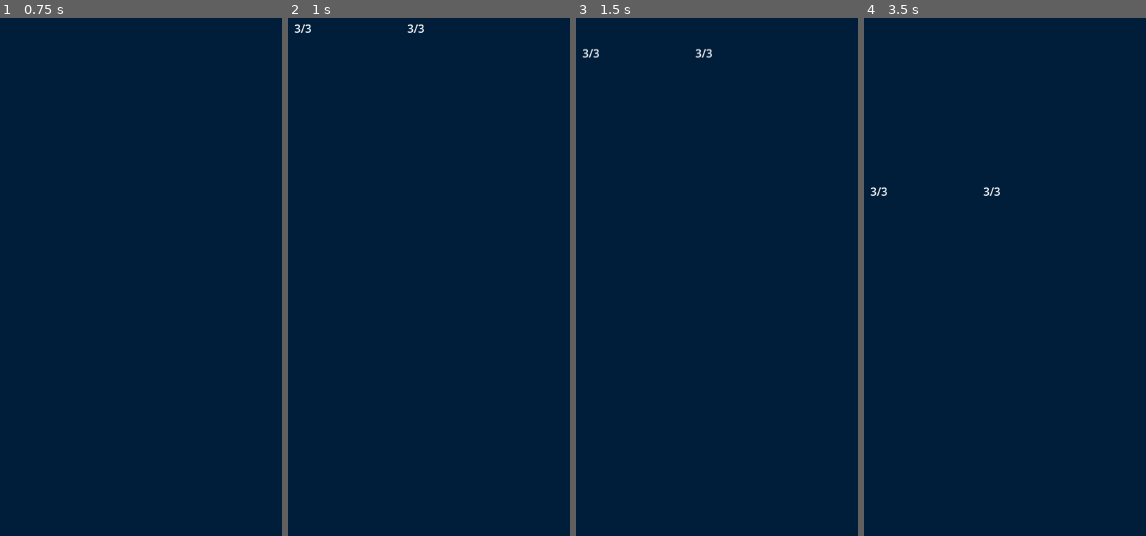
Above: before the commit, frames 1-4 (left to right).
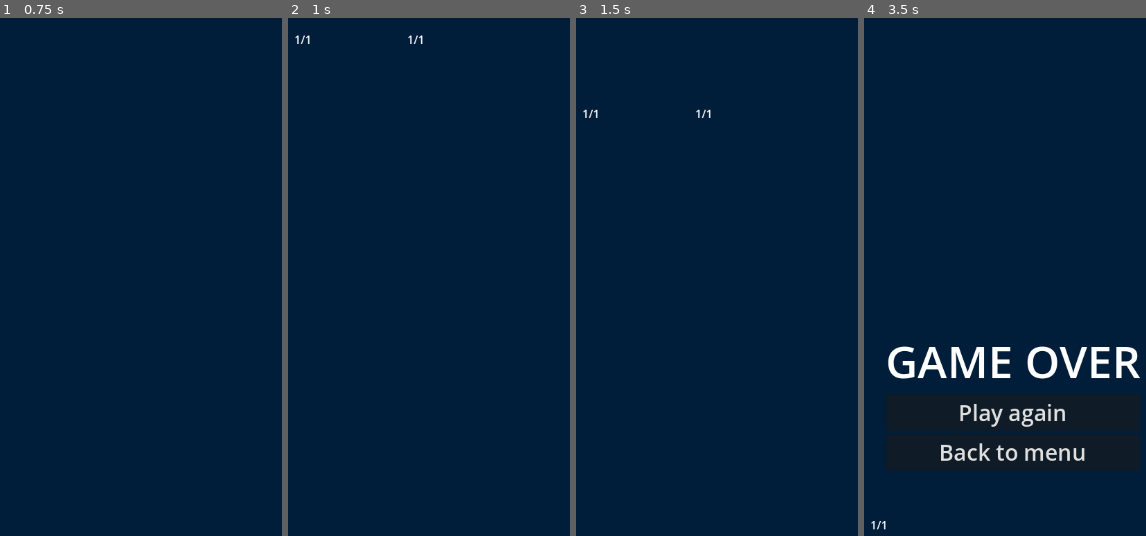
Above: after the commit, the same moments.

Repository: xxxxx-community/Sample-Shooter-Game
Game: Godot game, scene res://scenes/world/world.tscn
Same seed, same stepped clock (60 frames per second), same inputs: the game is played once before the commit and once after it.
Inputs (mouse positions are in pixels of both pictures, inside the frame that each line leads up to):
- Up to frame 1 (0.75 s): tap Enter at 0.5 s; move the mouse to (231, 344) at 0.52 s; click (231, 344) at 0.6 s
- Up to frame 2 (1 s): no input
- Up to frame 3 (1.5 s): move the mouse to (618, 427) at 1.27 s; tap 1 (weapon_1) at 1.35 s
- Up to frame 4 (3.5 s): move the mouse to (1041, 209) at 2.02 s; click (1041, 209) at 2.1 s; move the mouse to (outside the picture) at 2.77 s; tap 1 (weapon_1) at 2.85 s

Frame 1 is identical in both runs. In frame 2, 0.2% of the frame differs, in the area x 2-49%, y 1-6%; in frame 3, 0.2%; in frame 4, 4.0%, in the area x 2-98%, y 32-99%.

Commit message:
feat: 5 obstacles

Diff:
--- a/scenes/obstacle_spawner/obstacle_spawner.gd
+++ b/scenes/obstacle_spawner/obstacle_spawner.gd
@@ -26,7 +26,7 @@
 	GlobalVars.paused.connect(func (): obstacle_spawn_timer.paused = true)
 	GlobalVars.resume.connect(func (): obstacle_spawn_timer.paused = false)
 	obstacles_file_name_stack.resize(100)
-	obstacles_file_name_stack.fill("res://scenes/obstacles/test_obstacle/test_obstacle.tscn")
+	obstacles_file_name_stack.fill("res://scenes/obstacles/obstacle_level_1/obstacle_level_1.tscn")
 
 
 func _enter_tree() -> void:
--- /dev/null
+++ b/scenes/obstacles/obstacle/base_shape.tres
@@ -0,0 +1,4 @@
+[gd_resource type="CircleShape2D" format=3 uid="uid://bjpomgq2ywdw"]
+
+[resource]
+radius = 50.0
--- a/scenes/obstacles/obstacle/obstacle.gd
+++ b/scenes/obstacles/obstacle/obstacle.gd
@@ -64,7 +64,10 @@
 
 
 func _on_destroyed() -> void:
-	animation_player.play("destroy")
+	if animation_player.has_animation("destroy"):
+		animation_player.play("destroy")
+	else:
+		queue_free()
 
 
 func _on_animation_player_animation_finished(anim_name: StringName) -> void:
--- /dev/null
+++ b/scenes/obstacles/obstacle_level_1/obstacle_level_1.tscn
@@ -0,0 +1,10 @@
+[gd_scene load_steps=3 format=3 uid="uid://dtkghjmi5dtfn"]
+
+[ext_resource type="PackedScene" uid="uid://dp8mar3vmraqj" path="res://scenes/obstacles/obstacle/obstacle.tscn" id="1_p4gog"]
+[ext_resource type="Shape2D" uid="uid://bjpomgq2ywdw" path="res://scenes/obstacles/obstacle/base_shape.tres" id="2_n5juj"]
+
+[node name="ObstacleLevel1" instance=ExtResource("1_p4gog")]
+speed = 300.0
+
+[node name="CollisionShape2D" parent="." index="2"]
+shape = ExtResource("2_n5juj")
--- /dev/null
+++ b/scenes/obstacles/obstacle_level_2/obstacle_level_2.tscn
@@ -0,0 +1,12 @@
+[gd_scene load_steps=3 format=3 uid="uid://c444716cf3uqg"]
+
+[ext_resource type="PackedScene" uid="uid://dp8mar3vmraqj" path="res://scenes/obstacles/obstacle/obstacle.tscn" id="1_y34fq"]
+[ext_resource type="Shape2D" uid="uid://bjpomgq2ywdw" path="res://scenes/obstacles/obstacle/base_shape.tres" id="2_qdqjs"]
+
+[node name="ObstacleLevel2" instance=ExtResource("1_y34fq")]
+max_health = 2
+health = 2
+speed = 250.0
+
+[node name="CollisionShape2D" parent="." index="2"]
+shape = ExtResource("2_qdqjs")
--- /dev/null
+++ b/scenes/obstacles/obstacle_level_3/obstacle_level_3.tscn
@@ -0,0 +1,12 @@
+[gd_scene load_steps=3 format=3 uid="uid://dtjr54rk55lvc"]
+
+[ext_resource type="PackedScene" uid="uid://dp8mar3vmraqj" path="res://scenes/obstacles/obstacle/obstacle.tscn" id="1_i3hoj"]
+[ext_resource type="Shape2D" uid="uid://bjpomgq2ywdw" path="res://scenes/obstacles/obstacle/base_shape.tres" id="2_1qyrm"]
+
+[node name="ObstacleLevel3" instance=ExtResource("1_i3hoj")]
+max_health = 3
+health = 3
+speed = 200.0
+
+[node name="CollisionShape2D" parent="." index="2"]
+shape = ExtResource("2_1qyrm")
--- /dev/null
+++ b/scenes/obstacles/obstacle_level_4/obstacle_level_4.tscn
@@ -0,0 +1,12 @@
+[gd_scene load_steps=3 format=3 uid="uid://b6bgbdac0n8gl"]
+
+[ext_resource type="PackedScene" uid="uid://dp8mar3vmraqj" path="res://scenes/obstacles/obstacle/obstacle.tscn" id="1_itwcc"]
+[ext_resource type="Shape2D" uid="uid://bjpomgq2ywdw" path="res://scenes/obstacles/obstacle/base_shape.tres" id="2_b1bwo"]
+
+[node name="ObstacleLevel4" instance=ExtResource("1_itwcc")]
+max_health = 4
+health = 4
+speed = 190.0
+
+[node name="CollisionShape2D" parent="." index="2"]
+shape = ExtResource("2_b1bwo")
--- /dev/null
+++ b/scenes/obstacles/obstacle_level_5/obstacle_level_5.tscn
@@ -0,0 +1,12 @@
+[gd_scene load_steps=3 format=3 uid="uid://dg8uwvvw7gtph"]
+
+[ext_resource type="PackedScene" uid="uid://dp8mar3vmraqj" path="res://scenes/obstacles/obstacle/obstacle.tscn" id="1_g77ik"]
+[ext_resource type="Shape2D" uid="uid://bjpomgq2ywdw" path="res://scenes/obstacles/obstacle/base_shape.tres" id="2_pfrc3"]
+
+[node name="ObstacleLevel5" instance=ExtResource("1_g77ik")]
+max_health = 5
+health = 5
+speed = 100.0
+
+[node name="CollisionShape2D" parent="." index="2"]
+shape = ExtResource("2_pfrc3")
--- a/scenes/obstacles/test_obstacle/test_obstacle.tscn
+++ /dev/null
@@ -1,140 +0,0 @@
-[gd_scene load_steps=8 format=3 uid="uid://c81gxlpj30ih3"]
-
-[ext_resource type="PackedScene" uid="uid://dp8mar3vmraqj" path="res://scenes/obstacles/obstacle/obstacle.tscn" id="1_5lant"]
-
-[sub_resource type="Animation" id="Animation_f1rtm"]
-length = 0.001
-tracks/0/type = "value"
-tracks/0/imported = false
-tracks/0/enabled = true
-tracks/0/path = NodePath("AnimatedSprite2D:rotation")
-tracks/0/interp = 1
-tracks/0/loop_wrap = true
-tracks/0/keys = {
-"times": PackedFloat32Array(0),
-"transitions": PackedFloat32Array(1),
-"update": 0,
-"values": [0.0]
-}
-tracks/1/type = "value"
-tracks/1/imported = false
-tracks/1/enabled = true
-tracks/1/path = NodePath("AnimatedSprite2D:scale")
-tracks/1/interp = 1
-tracks/1/loop_wrap = true
-tracks/1/keys = {
-"times": PackedFloat32Array(0),
-"transitions": PackedFloat32Array(1),
-"update": 0,
-"values": [Vector2(0.36, 0.36)]
-}
-tracks/2/type = "value"
-tracks/2/imported = false
-tracks/2/enabled = true
-tracks/2/path = NodePath("AnimatedSprite2D:modulate")
-tracks/2/interp = 1
-tracks/2/loop_wrap = true
-tracks/2/keys = {
-"times": PackedFloat32Array(0),
-"transitions": PackedFloat32Array(1),
-"update": 0,
-"values": [Color(1, 1, 1, 1)]
-}
-
-[sub_resource type="Animation" id="Animation_5lant"]
-resource_name = "destroy"
-length = 0.3
-tracks/0/type = "value"
-tracks/0/imported = false
-tracks/0/enabled = true
-tracks/0/path = NodePath("AnimatedSprite2D:scale")
-tracks/0/interp = 1
-tracks/0/loop_wrap = true
-tracks/0/keys = {
-"times": PackedFloat32Array(0, 0.3),
-"transitions": PackedFloat32Array(1, 5.27803),
-"update": 0,
-"values": [Vector2(0.36, 0.36), Vector2(0.36, 0.1)]
-}
-tracks/1/type = "value"
-tracks/1/imported = false
-tracks/1/enabled = true
-tracks/1/path = NodePath("AnimatedSprite2D:modulate")
-tracks/1/interp = 1
-tracks/1/loop_wrap = true
-tracks/1/keys = {
-"times": PackedFloat32Array(0, 0.3),
-"transitions": PackedFloat32Array(1, 1),
-"update": 0,
-"values": [Color(1, 1, 1, 1), Color(0.162066, 0.162066, 0.162066, 1)]
-}
-
-[sub_resource type="Animation" id="Animation_63pje"]
-resource_name = "hit"
-length = 0.2
-tracks/0/type = "value"
-tracks/0/imported = false
-tracks/0/enabled = true
-tracks/0/path = NodePath("AnimatedSprite2D:rotation")
-tracks/0/interp = 1
-tracks/0/loop_wrap = true
-tracks/0/keys = {
-"times": PackedFloat32Array(0, 0.0666667, 0.1, 0.166667),
-"transitions": PackedFloat32Array(1, 1, 1, 1),
-"update": 0,
-"values": [0.0, 0.0698132, -0.0698132, 0.0]
-}
-
-[sub_resource type="Animation" id="Animation_jgnes"]
-resource_name = "idle"
-length = 0.6
-loop_mode = 1
-tracks/0/type = "value"
-tracks/0/imported = false
-tracks/0/enabled = true
-tracks/0/path = NodePath("AnimatedSprite2D:rotation")
-tracks/0/interp = 1
-tracks/0/loop_wrap = true
-tracks/0/keys = {
-"times": PackedFloat32Array(0, 0.266667, 0.566667),
-"transitions": PackedFloat32Array(1, 1, 1),
-"update": 0,
-"values": [-0.00872665, 0.00872665, 0.0]
-}
-
-[sub_resource type="AnimationLibrary" id="AnimationLibrary_63pje"]
-_data = {
-&"RESET": SubResource("Animation_f1rtm"),
-&"destroy": SubResource("Animation_5lant"),
-&"hit": SubResource("Animation_63pje"),
-&"idle": SubResource("Animation_jgnes")
-}
-
-[sub_resource type="CircleShape2D" id="CircleShape2D_jgnes"]
-radius = 49.7663
-
-[node name="TestObstacle" instance=ExtResource("1_5lant")]
-max_health = 3
-health = 3
-speed = 100.0
-
-[node name="AnimatedSprite2D" parent="." index="0"]
-scale = Vector2(0.36, 0.36)
-offset = Vector2(1.06307, -112.74)
-
-[node name="AnimationPlayer" parent="." index="1"]
-libraries = {
-&"": SubResource("AnimationLibrary_63pje")
-}
-
-[node name="CollisionShape2D" parent="." index="2"]
-position = Vector2(1, -1.52588e-05)
-scale = Vector2(0.905119, 0.905119)
-shape = SubResource("CircleShape2D_jgnes")
-debug_color = Color(1, 1, 1, 1)
-
-[node name="HealthLabel" parent="." index="3"]
-offset_top = -77.0
-offset_bottom = -54.0
-
-[connection signal="animation_finished" from="AnimationPlayer" to="." method="_on_animation_player_animation_finished"]
--- a/scenes/world/world.tscn
+++ b/scenes/world/world.tscn
@@ -1,10 +1,9 @@
-[gd_scene load_steps=11 format=3 uid="uid://p4om37dltjcv"]
+[gd_scene load_steps=10 format=3 uid="uid://p4om37dltjcv"]
 
 [ext_resource type="Script" uid="uid://caggyoi1efkb4" path="res://scenes/world/world.gd" id="1_6m72w"]
 [ext_resource type="PackedScene" uid="uid://cbyxwtjoly8ei" path="res://scenes/game_over_area/game_over_area.tscn" id="1_dphjl"]
 [ext_resource type="PackedScene" uid="uid://cpdfwcdf3id5i" path="res://scenes/obstacle_spawner/obstacle_spawner.tscn" id="2_1fp7r"]
 [ext_resource type="PackedScene" uid="uid://bb2exhf3j0t0i" path="res://scenes/player/player.tscn" id="2_v5dby"]
-[ext_resource type="PackedScene" uid="uid://c81gxlpj30ih3" path="res://scenes/obstacles/test_obstacle/test_obstacle.tscn" id="3_6m72w"]
 
 [sub_resource type="Animation" id="Animation_6m72w"]
 length = 0.001
@@ -61,8 +60,7 @@
 scale = Vector2(1.00283, 14.8287)
 
 [node name="ObstacleSpawner" parent="." node_paths=PackedStringArray("obstacles_node_container", "markers_node_container") instance=ExtResource("2_1fp7r")]
-obstacles = Array[PackedScene]([ExtResource("3_6m72w")])
-obstacles_node_container = NodePath("../Obstacles")
+obstacles_node_container = NodePath("../ObstaclesContainer")
 markers_node_container = NodePath("../ObstaclesSpawnMarkers")
 
 [node name="AnimationPlayer" type="AnimationPlayer" parent="."]
@@ -70,7 +68,7 @@
 &"": SubResource("AnimationLibrary_6m72w")
 }
 
-[node name="Obstacles" type="Node2D" parent="."]
+[node name="ObstaclesContainer" type="Node2D" parent="."]
 
 [node name="BulletsContainer" type="Node2D" parent="."]
 
